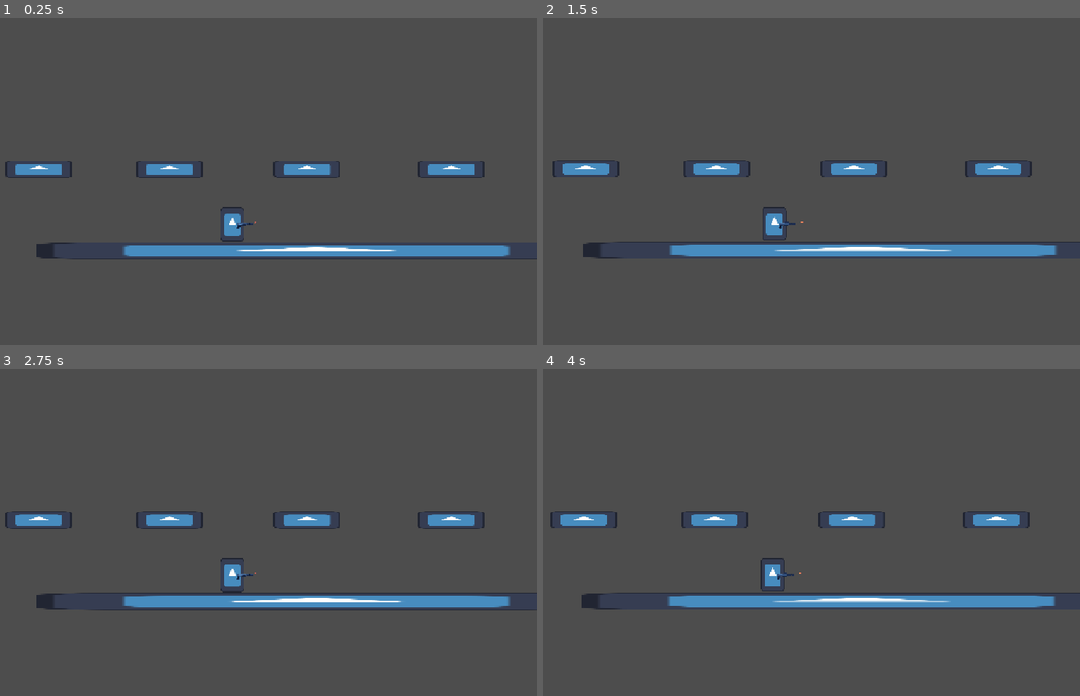
Above: before the commit, frames 1-4 (two rows, left to right).
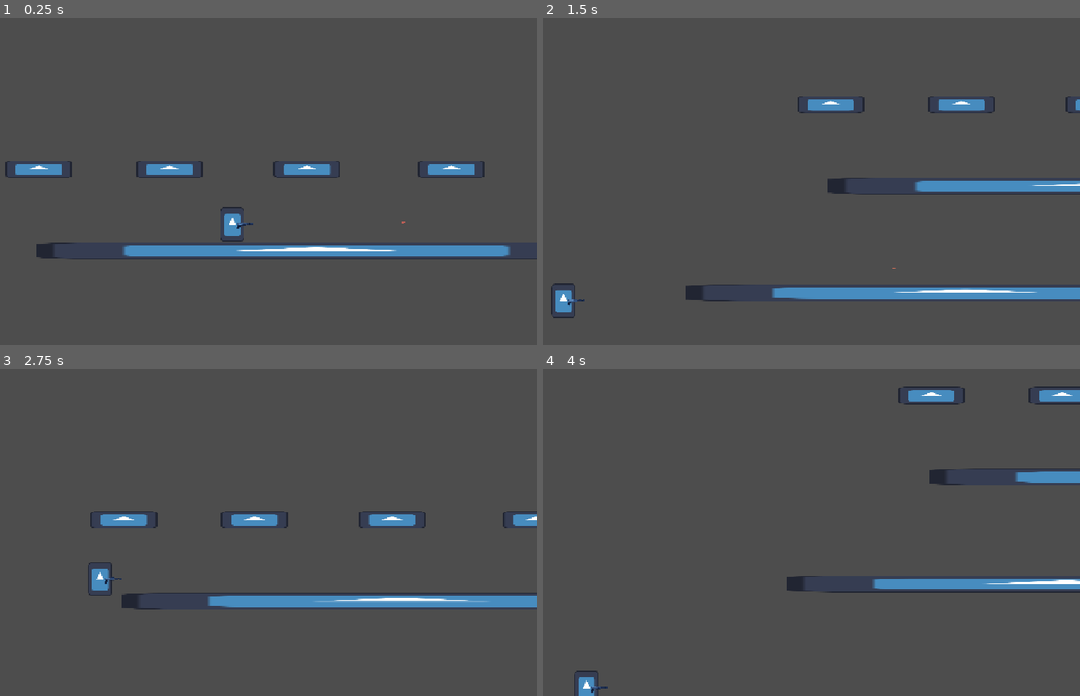
Above: after the commit, the same moments.

Repository: parlakportakal/silahasokan
Game: Godot game, scene res://Scenes/main.tscn
Same seed, same stepped clock (60 frames per second), same inputs: the game is played once before the commit and once after it. The engine's default icon, where the game draws it, is replaced by a stand-in: a white triangle on a blue panel in a dark square.
Inputs:
- Up to frame 1 (0.25 s): no input
- Up to frame 2 (1.5 s): hold K (shoot, bound only after the commit) 0.53-1.28 s; tap A (sola) at 0.6 s; tap K (shoot, bound only after the commit) at 1.35 s
- Up to frame 3 (2.75 s): tap A (sola) at 1.55 s; hold R (rHARFi) from 2.03 s (still down); tap K (shoot, bound only after the commit) at 2.3 s
- Up to frame 4 (4 s): release R (rHARFi) at 2.78 s; tap D (saga) at 2.85 s; tap A (sola) at 3.05, 3.6 s; hold K (shoot, bound only after the commit) from 3.53 s (still down)

The runs differ from the first frame. In frame 1, less than 0.1% of the frame differs, in the area x 47-76%, y 62-63%; in frame 2, 9.5%, in the area x 1-100%, y 24-92%; in frame 3, 5.1%; in frame 4, 7.9%.

Commit message:
geri tepme ve sıkma
eklendi ama nereye

Diff:
--- a/Scenes/mermi.tscn
+++ b/Scenes/mermi.tscn
@@ -1,11 +1,13 @@
 [gd_scene format=3 uid="uid://bf6niddbhclxo"]
 
+[ext_resource type="Script" uid="uid://br7m61nq1u27m" path="res://Scripts/mermi.gd" id="1_06o81"]
 [ext_resource type="Texture2D" uid="uid://c0qq7kdwf1nh5" path="res://Assets/silahlar/small_bullet3.png" id="1_orvw2"]
 
 [sub_resource type="RectangleShape2D" id="RectangleShape2D_orvw2"]
 size = Vector2(3.425, 1.365)
 
 [node name="mermi" type="Area2D" unique_id=1313714118]
+script = ExtResource("1_06o81")
 
 [node name="CollisionShape2D" type="CollisionShape2D" parent="." unique_id=1062708138]
 shape = SubResource("RectangleShape2D_orvw2")
--- a/Scenes/silahlarscence/pistol.gd
+++ /dev/null
@@ -1 +0,0 @@
-extends Node2D
--- a/Scenes/silahlarscence/pistol.tscn
+++ b/Scenes/silahlarscence/pistol.tscn
@@ -1,14 +1,19 @@
 [gd_scene format=3 uid="uid://bgld8x6dlgami"]
 
 [ext_resource type="Texture2D" uid="uid://6nfdjpihaus2" path="res://Assets/silahlar/pistol3.png" id="1_nyvln"]
-[ext_resource type="Script" uid="uid://cyc6xfdxkinpf" path="res://Scenes/silahlarscence/pistol.gd" id="1_xsm3s"]
+[ext_resource type="Script" uid="uid://cyc6xfdxkinpf" path="res://Scripts/pistol.gd" id="1_xsm3s"]
+[ext_resource type="PackedScene" uid="uid://bf6niddbhclxo" path="res://Scenes/mermi.tscn" id="2_dud2g"]
 
 [node name="pistol" type="Node2D" unique_id=263644930]
 script = ExtResource("1_xsm3s")
+bullet_scene = ExtResource("2_dud2g")
+fire_rate = 0.7
+automatic = true
+player_knockback = 1000.0
 
 [node name="Sprite2D" type="Sprite2D" parent="." unique_id=1737864667]
 scale = Vector2(0.04819278, 0.048192773)
 texture = ExtResource("1_nyvln")
 
-[node name="Marker2D" type="Marker2D" parent="." unique_id=1945487344]
+[node name="muzzle" type="Marker2D" parent="." unique_id=1945487344]
 position = Vector2(9.94, -2.5)
--- /dev/null
+++ b/Scripts/mermi.gd
@@ -0,0 +1,50 @@
+extends Area2D
+
+# Sahne yapısı:
+# Bullet (Area2D)  <- bu script burada
+# ├── Sprite2D
+# └── CollisionShape2D
+
+# =====================================================
+#  AYARLAR
+# =====================================================
+
+## Mermi hızı (piksel/saniye)
+@export var speed: float = 700.0
+## Mermi kaç saniye sonra kendiliğinden yok olsun
+@export var lifetime: float = 2.0
+## Çarptığı şeye verdiği hasar
+@export var damage: int = 1
+
+# =====================================================
+#  İÇ DEĞİŞKENLER
+# =====================================================
+
+var direction: Vector2 = Vector2.RIGHT  # Silah tarafından atanır
+var age: float = 0.0
+
+
+func _ready() -> void:
+	body_entered.connect(_on_body_entered)
+
+
+func _physics_process(delta: float) -> void:
+	# Düz çizgide ilerle
+	global_position += direction * speed * delta
+
+	# Süresi dolunca yok ol
+	age += delta
+	if age >= lifetime:
+		queue_free()
+
+
+func _on_body_entered(body: Node2D) -> void:
+	# Kendi karakterine çarpıp yok olmasın
+	if body.is_in_group("player"):
+		return
+
+	# Çarptığı şeyde take_damage(miktar) fonksiyonu varsa hasar ver
+	if body.has_method("take_damage"):
+		body.take_damage(damage)
+
+	queue_free()
--- /dev/null
+++ b/Scripts/pistol.gd
@@ -0,0 +1,152 @@
+extends Node2D
+
+# Sahne yapısı:
+# Gun (Node2D)  <- bu script burada, pivot noktası = karakterin eli
+# ├── Sprite2D  <- silah görseli (namlu SAĞA baksın)
+# └── Marker2D  <- adı "Muzzle", namlunun ucuna koy
+
+# =====================================================
+#  AYARLAR (Inspector'dan da değiştirebilirsin)
+# =====================================================
+
+@export_group("Ateş")
+## Ateşlenecek mermi sahnesi (bullet.tscn'i buraya sürükle)
+@export var bullet_scene: PackedScene
+## İki atış arası bekleme süresi (saniye, küçük = daha hızlı ateş)
+@export var fire_rate: float = 0.2
+## true: sol tık basılı tutunca sürekli ateş eder
+@export var automatic: bool = false
+## Merminin sapma açısı (derece, 0 = tam nişan)
+@export var spread_degrees: float = 0.0
+
+@export_group("Tepme")
+## Tepmede silahın yukarı kalkma açısı (derece)
+@export var recoil_angle_degrees: float = 25.0
+## Tepmenin tepe noktasına çıkma süresi (saniye, küçük = sert vuruş)
+@export var recoil_kick_time: float = 0.04
+## Silahın eski haline dönme süresi (saniye)
+@export var recoil_recover_time: float = 0.15
+## Tepmede silahın geriye kayma mesafesi (piksel, 0 = kapalı)
+@export var kickback_distance: float = 4.0
+## Ateş edince karakterin geriye itilme gücü (hız, 0 = kapalı)
+@export var player_knockback: float = 150.0
+## Havadayken geri tepme çarpanı (1 = aynı, 2 = havada iki kat güçlü)
+@export var air_knockback_multiplier: float = 1.0
+
+# =====================================================
+#  İÇ DEĞİŞKENLER (genelde dokunmana gerek yok)
+# =====================================================
+
+@onready var sprite: Sprite2D = $Sprite2D
+@onready var muzzle: Marker2D = get_node_or_null("Muzzle")
+
+var recoil: float = 0.0            # 0 = normal, 1 = tepmenin en uç noktası (tween bunu değiştirir)
+var facing: int = 1                # Karakterin baktığı yön: 1 = sağ, -1 = sol
+var aim_angle: float = 0.0         # Ateş açısı (sağ = 0, sol = PI; tepme hariç)
+var cooldown_timer: float = 0.0    # Bir sonraki atışa kalan süre
+var recoil_tween: Tween
+var sprite_rest_position: Vector2  # Sprite'ın normal konumu
+var gun_rest_position: Vector2     # Silahın sağa bakarkenki konumu (el pozisyonu)
+
+
+func _ready() -> void:
+	sprite_rest_position = sprite.position
+	gun_rest_position = position
+
+	if muzzle == null:
+		push_warning("Gun altında 'Muzzle' adında bir Marker2D bulunamadı! Mermi silahın merkezinden çıkacak.")
+	if bullet_scene == null:
+		push_warning("Gun'ın Inspector'ındaki 'Bullet Scene' boş! bullet.tscn'i sürükle.")
+
+
+func _process(delta: float) -> void:
+	cooldown_timer -= delta
+	_update_facing()
+	_apply_recoil_visuals()
+
+	# Sol tık ("shoot" action'ı)
+	var wants_to_shoot := Input.is_action_pressed("shoot") if automatic else Input.is_action_just_pressed("shoot")
+	if wants_to_shoot and cooldown_timer <= 0.0:
+		_shoot()
+
+
+# -----------------------------------------------------
+#  Karakterin baktığı yöne göre silahı çevir
+# -----------------------------------------------------
+func _update_facing() -> void:
+	# Sağ/sol tuşuna basılıyorsa yönü güncelle, bırakınca son yön kalır
+	var direction := Input.get_axis("move_left", "move_right")
+	if direction != 0.0:
+		facing = 1 if direction > 0.0 else -1
+
+	# Sağa bakıyorsa açı 0, sola bakıyorsa 180 derece
+	aim_angle = 0.0 if facing == 1 else PI
+	# Sola bakıyorsa silah ters durmasın diye Y ekseninde çevir
+	scale.y = float(facing)
+	# Silahı karakterin diğer eline taşı (X konumunu aynala)
+	position.x = gun_rest_position.x * facing
+
+
+# -----------------------------------------------------
+#  Tepme görüntüsü: rotasyon + geri kayma
+# -----------------------------------------------------
+func _apply_recoil_visuals() -> void:
+	# Sağa bakarken namlu yukarı = negatif açı, sola bakarken tersi
+	var kick_direction := -scale.y
+	global_rotation = aim_angle + deg_to_rad(recoil_angle_degrees) * recoil * kick_direction
+	sprite.position = sprite_rest_position + Vector2(-kickback_distance * recoil, 0.0)
+
+
+# -----------------------------------------------------
+#  Ateş etme
+# -----------------------------------------------------
+func _shoot() -> void:
+	cooldown_timer = fire_rate
+
+	if bullet_scene:
+		# Sapma varsa nişan açısına rastgele ekle
+		var angle := aim_angle + deg_to_rad(randf_range(-spread_degrees, spread_degrees))
+		var direction := Vector2.RIGHT.rotated(angle)
+
+		var bullet := bullet_scene.instantiate()
+		# Mermiyi sahneye ekle (karakterin çocuğu yapma, yoksa karakterle birlikte hareket eder)
+		get_tree().current_scene.add_child(bullet)
+		# Muzzle varsa namlu ucundan, yoksa silahın merkezinden çıkar
+		bullet.global_position = muzzle.global_position if muzzle else global_position
+		bullet.rotation = angle
+		bullet.direction = direction
+
+	_play_recoil()
+	_push_player_back()
+
+
+# -----------------------------------------------------
+#  Karakteri baktığı yönün tersine it
+# -----------------------------------------------------
+func _push_player_back() -> void:
+	var body := get_parent() as CharacterBody2D
+	if body == null or player_knockback == 0.0:
+		return
+
+	var force := player_knockback
+	if not body.is_on_floor():
+		force *= air_knockback_multiplier
+
+	# Sağa bakıyorsa sola, sola bakıyorsa sağa it
+	body.velocity.x -= facing * force
+
+
+# -----------------------------------------------------
+#  Tepme animasyonu: hızlıca kalk, yavaşça geri dön
+# -----------------------------------------------------
+func _play_recoil() -> void:
+	if recoil_tween:
+		recoil_tween.kill()  # Seri atışta önceki animasyonu iptal et
+
+	recoil_tween = create_tween()
+	# 1) Hızlıca tepme noktasına çık
+	recoil_tween.tween_property(self, "recoil", 1.0, recoil_kick_time) \
+		.set_trans(Tween.TRANS_QUAD).set_ease(Tween.EASE_OUT)
+	# 2) Yavaşça normale dön
+	recoil_tween.tween_property(self, "recoil", 0.0, recoil_recover_time) \
+		.set_trans(Tween.TRANS_QUAD).set_ease(Tween.EASE_OUT)
--- a/project.godot
+++ b/project.godot
@@ -57,6 +57,11 @@
 "events": [Object(InputEventMouseButton,"resource_local_to_scene":false,"resource_name":"","device":-1,"window_id":0,"a …(258 unchanged characters)…
 ]
 }
+shoot={
+"deadzone": 0.2,
+"events": [Object(InputEventKey,"resource_local_to_scene":false,"resource_name":"","device":-1,"window_id":0,"alt_pressed":false,"shift_pressed":false,"ctrl_pressed":false,"meta_pressed":false,"pressed":false,"keycode":0,"physical_keycode":75,"key_label":0,"unicode":107,"location":0,"echo":false,"script":null)
+]
+}
 
 [physics]
 
Not shown, added: Scripts/mermi.gd.uid
Renamed: Scenes/silahlarscence/pistol.gd.uid -> Scripts/pistol.gd.uid
